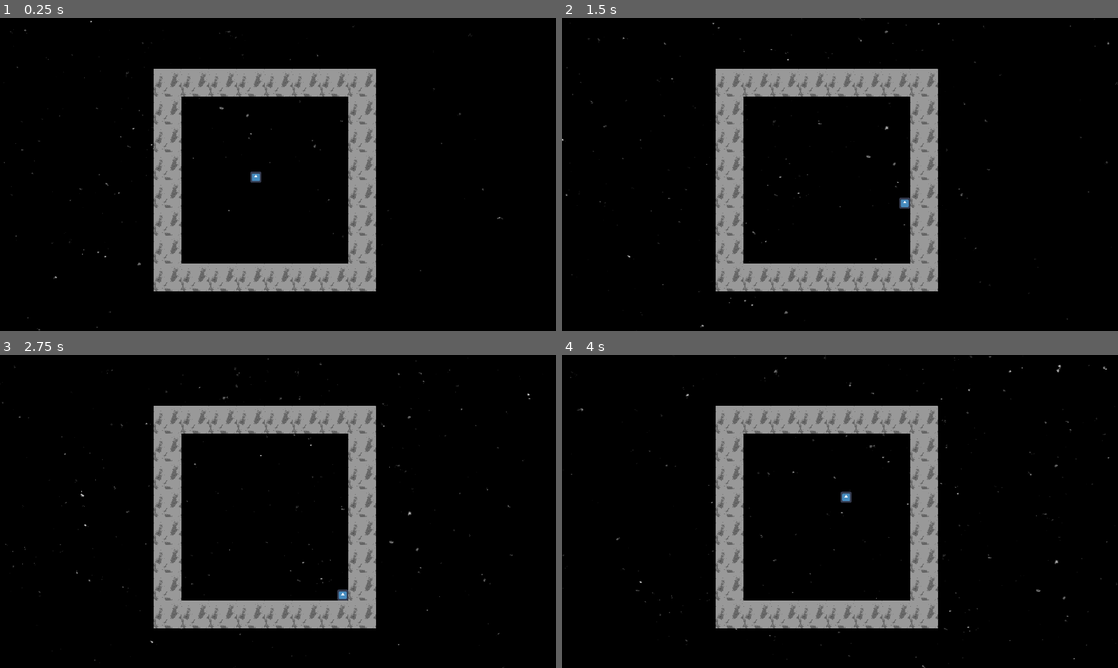
Above: before the commit, frames 1-4 (two rows, left to right).
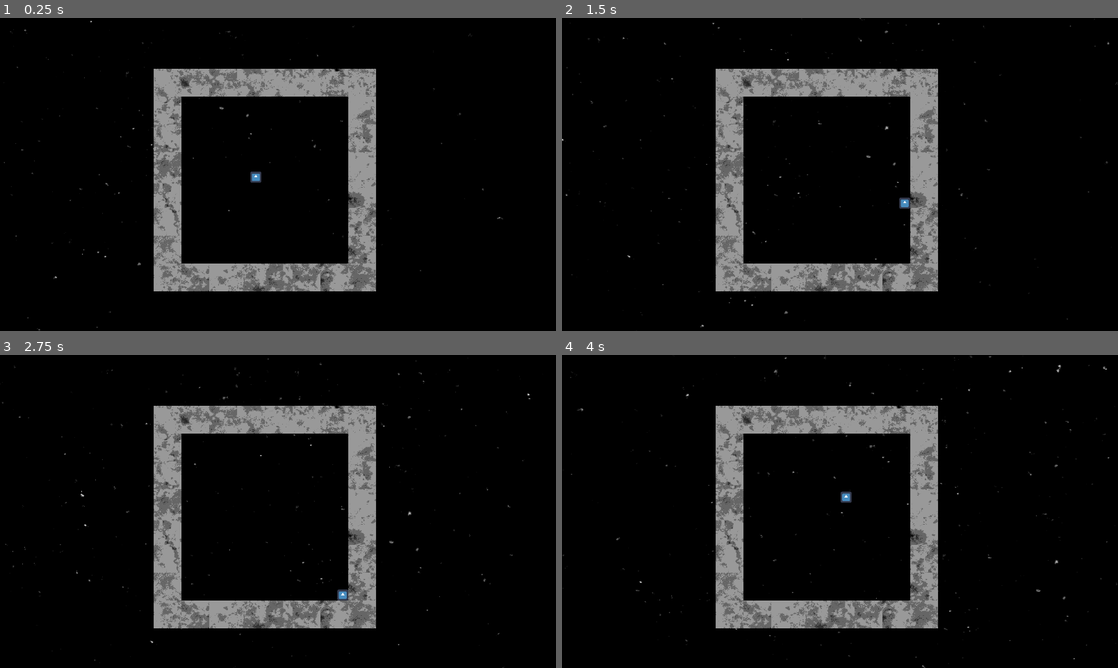
Above: after the commit, the same moments.

Repository: Indivicivet/ludumdare54
Game: Godot game, scene res://ludumdare54.tscn
Same seed, same stepped clock (60 frames per second), same inputs: the game is played once before the commit and once after it. The engine's default icon, where the game draws it, is replaced by a stand-in: a white triangle on a blue panel in a dark square.
Inputs:
- Up to frame 1 (0.25 s): no input
- Up to frame 2 (1.5 s): hold Right (right) 0.53-1.28 s; hold Down (down) from 1.28 s (still down)
- Up to frame 3 (2.75 s): release Down (down) at 2.03 s; hold Right (right) from 2.03 s (still down)
- Up to frame 4 (4 s): release Right (right) at 2.78 s; hold Up (up) 2.78-3.53 s; hold Left (left) from 3.53 s (still down)

The runs differ from the first frame. In frame 1, 5.3% of the frame differs, in the area x 27-68%, y 16-88%; in frame 2, 5.3%; in frame 3, 5.3%; in frame 4, 5.3%.

Commit message:
and attach script to block

Diff:
--- a/block_solid.tscn
+++ b/block_solid.tscn
@@ -1,6 +1,7 @@
-[gd_scene load_steps=3 format=3 uid="uid://dmbopa58apven"]
+[gd_scene load_steps=4 format=3 uid="uid://dmbopa58apven"]
 
 [ext_resource type="Texture2D" uid="uid://dm7cxf1pr2r2f" path="res://tex3_0001__P2000288.png" id="1_6p85x"]
+[ext_resource type="Script" path="res://blocksprite.gd" id="2_5ub6b"]
 
 [sub_resource type="RectangleShape2D" id="RectangleShape2D_0201y"]
 size = Vector2(64, 64)
@@ -8,10 +9,11 @@
 [node name="block_solid" type="StaticBody2D"]
 position = Vector2(0, -1)
 
-[node name="Sprite2D" type="Sprite2D" parent="."]
+[node name="blocksprite" type="Sprite2D" parent="."]
 texture = ExtResource("1_6p85x")
 region_enabled = true
 region_rect = Rect2(24, 24, 64, 64)
+script = ExtResource("2_5ub6b")
 
 [node name="CollisionShape2D" type="CollisionShape2D" parent="."]
 shape = SubResource("RectangleShape2D_0201y")
